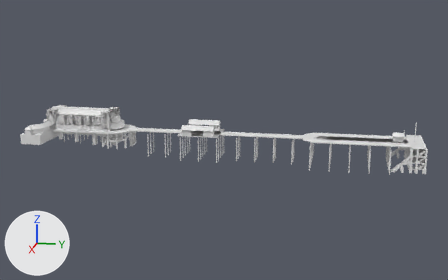
Two versions of the Blender file legs substructure and landing stage/legs substructure and landing stage.blend, one commit apart.
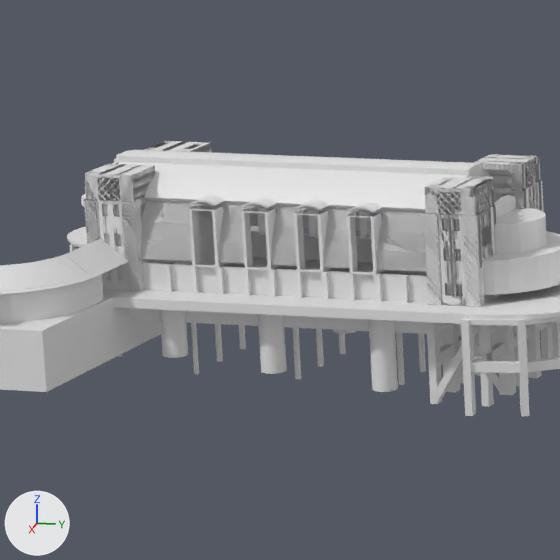
The first picture shows the older version from a 50 mm camera at (315.7, 160.0, 75.2) aimed at (0.1, 96.9, -3.7). The close-ups show both versions on the part from 7% to 27% of the width and 29% to 61% of the height of that picture; other places that the commit changed are outside them. The lights are fixed; the arrows at lower left show +X, +Y and +Z.

The scene before the commit, as lines of its bpy script (objects in view):
```python
ob_cube_149 = bpy.data.objects.new('Cube.149', me_cube_252)
ob_cube_149.location = (6.42, 35.66, -7.86)
ob_cube_gables_south_1_001 = bpy.data.objects.new('Cube gables south 1.001', me_cube_029)
ob_cube_gables_south_1_001.parent = ob_empty_017
ob_cube_gables_south_1_001.location = (0.0, 4.759, 0.0)
ob_cube_gables_south_1_007 = bpy.data.objects.new('Cube gables south 1.007', me_cube_029)
ob_cube_gables_south_1_007.parent = ob_empty_for_reflecting_gables_instance
ob_cube_gables_south_1_007.location = (0.0, 4.759, 0.0)
ob_cylinder_001 = bpy.data.objects.new('Cylinder.001', me_cylinder_005)
ob_cylinder_001.location = (11.82, 5.72, -26.72)
ob_cylinder_001.scale = (0.815, 0.815, 1.62)
ob_cylinder_002 = bpy.data.objects.new('Cylinder.002', me_cylinder)
ob_cylinder_002.location = (11.82, 25.21, -26.72)
ob_cylinder_002.scale = (0.815, 0.815, 1.62)
ob_cylinder_004 = bpy.data.objects.new('Cylinder.004', me_cylinder_004)
ob_cylinder_004.location = (11.82, 14.92, -26.72)
ob_cylinder_004.scale = (0.815, 0.815, 1.62)
ob_cylinder_pavilion_main_roof_north = bpy.data.objects.new('Cylinder pavilion main roof north', me_cylinder_020)
ob_cylinder_pavilion_main_roof_north.parent = ob_roof_emphalos
ob_cylinder_pavilion_main_roof_north.location = (7.524, 33.29, 2.823)
ob_cylinder_pavilion_main_roof_north.rotation_euler = (0.0, 0.304, 0.0)  # degrees (0, 17, 0)
ob_cylinder_pavilion_main_roof_south = bpy.data.objects.new('Cylinder pavilion main roof south', me_cylinder_020)
ob_cylinder_pavilion_main_roof_south.location = (7.524, 33.29, 2.823)
ob_cylinder_pavilion_main_roof_south.rotation_euler = (0.0, 0.304, 0.0)  # degrees (0, 17, 0)
ob_pavilion = bpy.data.objects.new('Pavilion', None)
ob_pavilion.location = (0.0, 0.0, 0.0)
# also in view: 'Cube.005' at (3.2, 36.2, -4.6); 'Cylinder pier legs' at (0.0, 90.1, -7.4); 'Cube.007' at (0.0, 19.7, -0.6); 'Railings, decking' at (0.0, 95.7, -0.2); 'Cube.011' at (0.0, 35.7, -4.6)
```
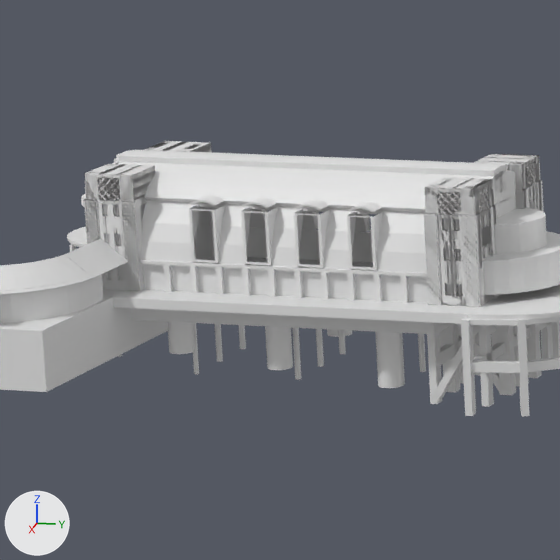
Pixel boxes [x1, y1, x2, y2] of what changed, in the close-ups (560 x 560 px; the box of a moved part takes in the faces that stretch with it):
'Pavilion', reshaped, mesh rescaled, moved: [67, 141, 560, 307] in both
'Cylinder.002', moved: before [369, 319, 398, 392]; after [375, 332, 440, 388]
'Cylinder.004', moved: before [258, 314, 356, 374]; after [265, 326, 352, 370]
'Cylinder.001', moved: before [160, 310, 188, 358]; after [167, 322, 195, 354]
part 1 of me_cube_029, moved or reshaped: before [175, 205, 384, 274]; after [189, 204, 383, 270]
part 2 of me_cube_029, moved or reshaped: before [183, 208, 376, 275]; after [189, 209, 376, 270]
part 3 of me_cube_029, moved or reshaped (not visible afterwards): before [197, 232, 373, 273]
part 4 of me_cylinder_023, moved or reshaped: before [102, 161, 490, 213]; after [102, 161, 516, 214]
part 5 of me_cylinder_022, moved or reshaped: before [119, 150, 482, 176]; after [119, 150, 507, 195]

Diff of the bpy script that builds the scene:
```diff
--- a/legs substructure and landing stage/legs substructure and landing stage.blend.py
+++ b/legs substructure and landing stage/legs substructure and landing stage.blend.py
@@ me_cube_029 @@
 me_cube_029.from_pydata(...)  # 15 vertices, 6 faces; spans x -0.37..0.0, y 0.0..1.6, z 0.0..5.09
 # used by ob_cube_gables_south_1; parent = ob_empty_017; location = (7.695, 9.372, 2.448); delta_location = (0.000577, -0.0351, -0.0884); delta_scale = (4.625, 1.524, 1.015)
+# me_cube_029 part 1: all 2 vertices in x -0.37, y 0.0..1.6, z 5.09 are moved by (-0.1, 0.0, 0.0)
+# me_cube_029 part 2: all 2 vertices in x 0.0, y 0.18..1.42, z 0.19 are moved by (0.0, 0.0, 0.47)
+# me_cube_029 part 3: all 3 vertices in x -0.37, y 0.0..1.6, z 0.0 are moved by (0.33, 0.0, 0.46)
@@ me_cylinder_023 @@
 me_cylinder_023.from_pydata(...)  # 30 vertices, 12 faces; spans x -0.98..0.02, y -0.02..0.98, z -3.54..0.0
 # used by ob_cylinder_pavilion_middle_roof; parent = ob_empty_017; location = (0.0, 0.0, 2.409); delta_rotation_euler = (1.571, 0.785, 0.0); delta_scale = (8.199, 8.199, 9.276)
+# me_cylinder_023 part 4: the whole mesh is scaled about the mesh origin by (1, 1, 1.07)
@@ me_cylinder_022 @@
 me_cylinder_022.from_pydata(...)  # 14 vertices, 12 faces; spans x -0.94..-0.48, y 0.48..0.94, z -3.54..0.0
 # used by ob_cylinder_pavilion_top_roof; parent = ob_empty_017; location = (0.0, 0.0, 1.414); delta_rotation_euler = (1.571, 0.785, 0.0); delta_scale = (8.199, 8.199, 9.276)
+# me_cylinder_022 part 5: the whole mesh is scaled about the mesh origin by (1, 1, 1.07)
@@ me_cube_032_1 @@
+me_cube_032_1.from_pydata([(-0.5, 0.0, -7.5), (-0.5, 0.0, 19.3), (-0.5, 2.0, -7.5), (-0.5, 2.0, 19.3), (0.0, 0.0, -7.5), (0.0, 0.0, 19.3), (0.0, 2.0, -7.5), (0.0, 2.0, 19.3), (-0.5, 1.0, -7.5), (-0.5, 1.0, 19.3), (0.0, 1.0, -7.5), (0.0, 1.0, 19.3)], [], [(8, 9, 3, 2), (2, 3, 7, 6), (10, 11, 5, 4), (4, 5, 1, 0), (8, 10, 4, 0), (11, 9, 1, 5), (7, 3, 9, 11), (2, 6, 10, 8), (6, 7, 11, 10), (0, 1, 9, 8)])
@@ col_pavilion @@
 col_pavilion.objects.link(ob_cube_gables_south_1)
-col_pavilion.objects.link(ob_cube_gables_south_1_001)
 col_pavilion.objects.link(ob_cube_gables_south_1_003)
@@ col_pavilion @@
 col_pavilion.objects.link(ob_cube_gables_south_1_006)
-col_pavilion.objects.link(ob_cube_gables_south_1_007)
 col_pavilion.objects.link(ob_cube_gables_south_1_009)
@@ col_pavilion @@
 col_pavilion.objects.link(ob_barrel_roof_end_west)
-col_pavilion.objects.link(ob_cylinder_pavilion_main_roof_south)
 col_pavilion.objects.link(ob_cylinder_pavilion_main_roof_north)
@@ col_pavilion @@
 col_pavilion.objects.link(ob_empty_001)
+col_pavilion.objects.link(ob_north_south_barrel_base_baton__north)
@@ ob_cylinder_002 @@
 ob_cylinder_002 = bpy.data.objects.new('Cylinder.002', me_cylinder)
-ob_cylinder_002.location = (11.82, 25.21, -26.72)
+ob_cylinder_002.location = (10.5, 25.21, -26.72)
 ob_cylinder_002.delta_location = (-4.04, 1.535, 24.0)
@@ ob_cylinder_004 @@
 ob_cylinder_004 = bpy.data.objects.new('Cylinder.004', me_cylinder_004)
-ob_cylinder_004.location = (11.82, 14.92, -26.72)
+ob_cylinder_004.location = (10.5, 14.92, -26.72)
 ob_cylinder_004.delta_location = (-4.04, 1.535, 24.0)
@@ ob_cylinder_001 @@
 ob_cylinder_001 = bpy.data.objects.new('Cylinder.001', me_cylinder_005)
-ob_cylinder_001.location = (11.82, 5.72, -26.72)
+ob_cylinder_001.location = (10.5, 5.72, -26.72)
 ob_cylinder_001.delta_location = (-4.04, 1.535, 24.0)
@@ ob_cube_gables_south_1_001 @@
-ob_cube_gables_south_1_001 = bpy.data.objects.new('Cube gables south 1.001', me_cube_029)
@@ ob_cube_gables_south_1_007 @@
-ob_cube_gables_south_1_007 = bpy.data.objects.new('Cube gables south 1.007', me_cube_029)
@@ ob_cylinder_pavilion_main_roof_south @@
-ob_cylinder_pavilion_main_roof_south = bpy.data.objects.new('Cylinder pavilion main roof south', me_cylinder_020)
@@ ob_cylinder_pavilion_main_roof_north @@
 ob_cylinder_pavilion_main_roof_north.parent = ob_roof_emphalos
-ob_cylinder_pavilion_main_roof_north.location = (7.524, 33.29, 2.823)
+ob_cylinder_pavilion_main_roof_north.location = (7.524, 33.29, 2.711)
 ob_cylinder_pavilion_main_roof_north.rotation_euler = (0.0, 0.304, 0.0)  # degrees (0, 17, 0)
@@ ob_north_south_barrel_base_baton__north @@
+ob_north_south_barrel_base_baton__north = bpy.data.objects.new('north-south barrel base baton  north', me_cube_032_1)  # modifiers MIRROR
+ob_north_south_barrel_base_baton__north.parent = ob_pavilion__east_west_deck_level_wall_001
+ob_north_south_barrel_base_baton__north.location = (7.696, 23.73, 4.586)
+ob_north_south_barrel_base_baton__north.rotation_euler = (1.571, 0.0, 0.0)  # degrees (90, 0, 0)
+ob_north_south_barrel_base_baton__north.scale = (1.0, 0.269, 1.0)
```
